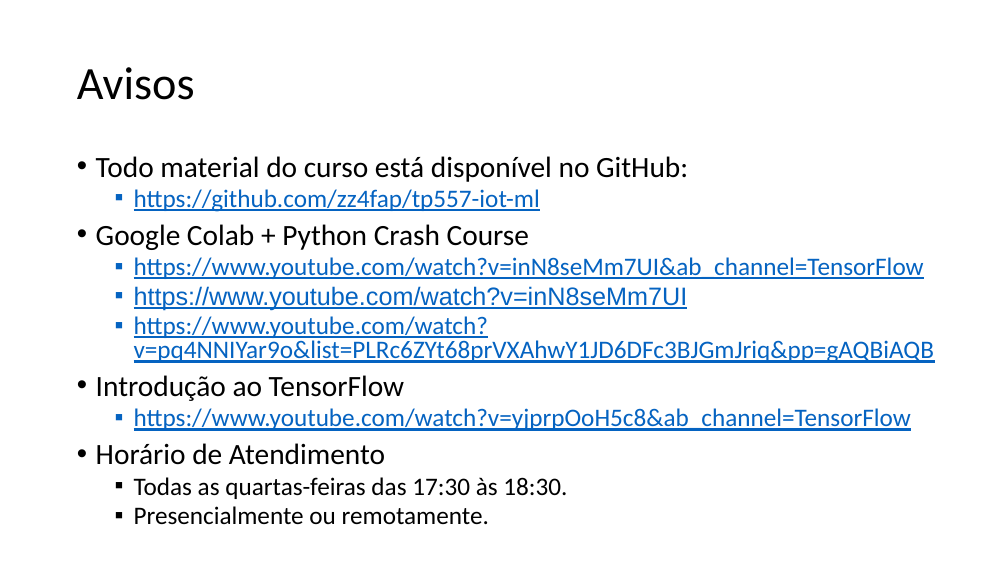
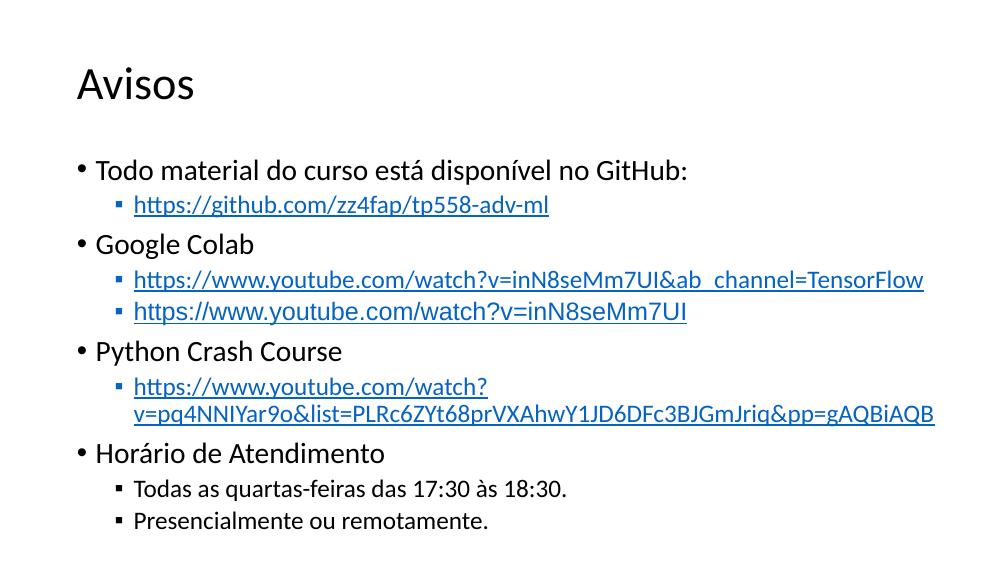
Before and after one commit to zz4fap/tp558-adv-ml, a slide deck: slide 10 of slides/TP558_1_Introdução_ao_curso.pptx (slide 9 before the commit). Drawn at 1008x567 pixels with LibreOffice and Linux fonts; fonts in the diff are those of the drawing. Boxes give left, top, right and bottom in pixels: in the first picture for what was removed or moved away, otherwise in the second. Text is boxed around its words. In the diff, an @@ line names an element or a change of style, - is before the commit and + after.

```diff
--- a/slides/TP558_1_Introdução_ao_curso.pptx
+++ b/slides/TP558_1_Introdução_ao_curso.pptx
@@ text at (96,159,934,530): line spacing 0.8 to 0.9 @@
@@ text at (96,195,550,259): text changed @@
-  ▪ https://github.com/zz4fap/tp557-iot-ml
-• Google Colab + Python Crash Course
+  ▪ https://github.com/zz4fap/tp558-adv-ml
+• Google Colab
@@ text at (96,340,342,366): paragraph added @@
+• Python Crash Course
@@ text at (96,375,911,431): paragraphs removed @@
-• Introdução ao TensorFlow
-  ▪ https://www.youtube.com/watch?v=yjprpOoH5c8&ab_channel=TensorFlow
```
Also in this commit, not shown: 4 other slides changed, 1 slide added, 1 slide removed, 2 other files.
